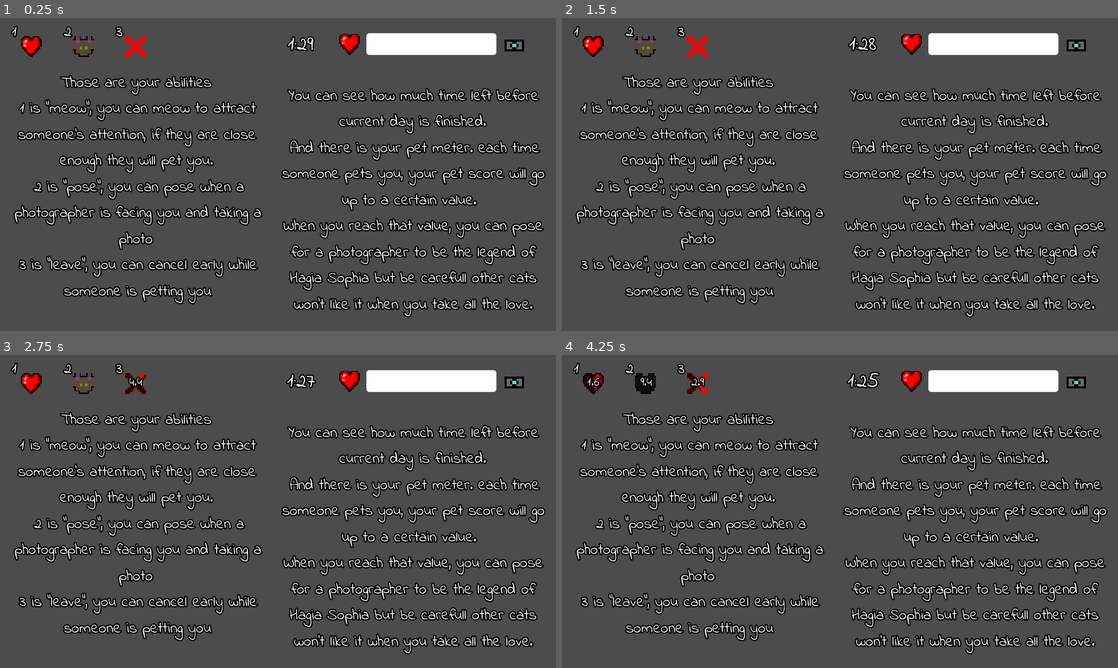
Above: before the commit, frames 1-4 (two rows, left to right).
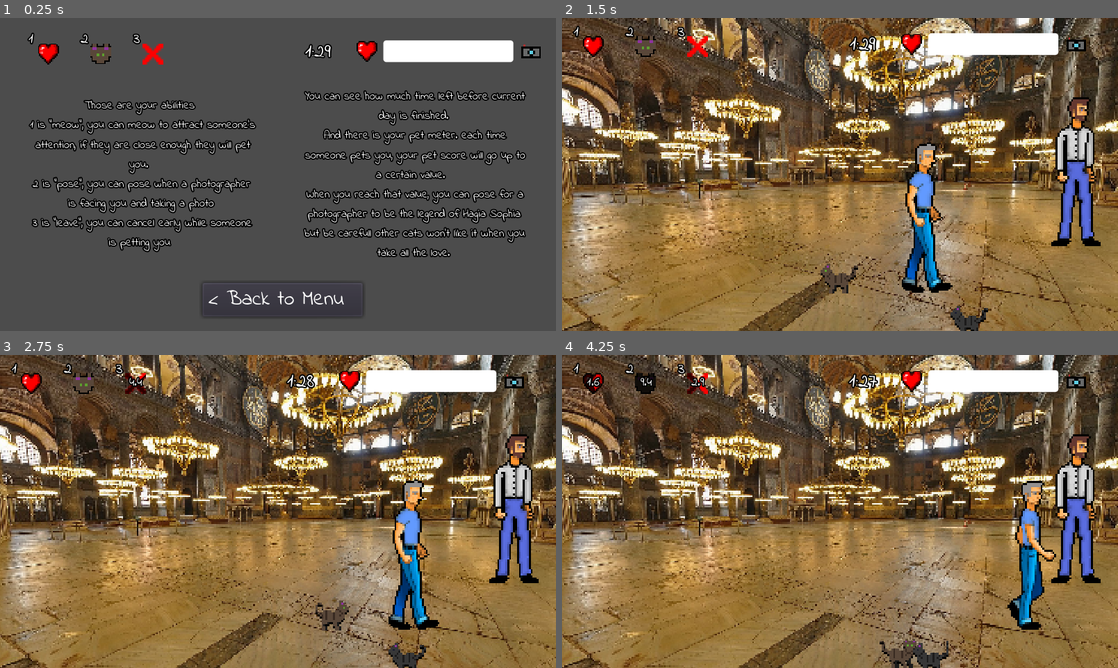
Above: after the commit, the same moments.

Repository: Frozander/BAUGamejam2021
Game: Godot game, scene res://Scenes/HowToPlay.tscn
The game is run twice, just before and just after one commit, with the same random seed, the same clock (stepped at 60 frames per second) and the same inputs. This scene is started directly instead of the project's main scene. Sound files missing from this copy of the repository are replaced by a short silence.
Inputs (mouse positions are in pixels of both pictures, inside the frame that each line leads up to):
- Up to frame 1 (0.25 s): no input
- Up to frame 2 (1.5 s): click (845, 299) at 0.5 s, where only the run after the commit has a clickable "< Back to Menu"; click (840, 155) at 1.25 s, where only the run after the commit has a clickable "Start Game"
- Up to frame 3 (2.75 s): tap Enter at 2 s; hold Right (ui_right) from 2.03 s (still down); tap 3 (leave) at 2.1 s
- Up to frame 4 (4.25 s): release Right (ui_right) at 2.78 s; hold Down (ui_down) 2.78-3.53 s; tap 1 (meow) at 2.85 s; hold Right (ui_right) from 3.53 s (still down); tap 2 (pose) at 3.6 s

The runs differ from the first frame. In frame 1, 27% of the frame differs, in the area x 1-99%, y 2-96%; in frame 2, 94%; in frame 3, 94%; in frame 4, 94%, in the area x 0-100%, y 0-100%.
Error after the commit: Invalid get index '3' (on base: 'Array'). (res://Assets/Scripts/Game.gd:189)

Commit message:
how to play button

Diff:
--- a/Scenes/HowToPlay.tscn
+++ b/Scenes/HowToPlay.tscn
@@ -1,10 +1,11 @@
-[gd_scene load_steps=4 format=2]
+[gd_scene load_steps=5 format=2]
 
 [ext_resource path="res://Assets/Prefabs/HUD.tscn" type="PackedScene" id=1]
 [ext_resource path="res://Fonts/IndieFlower-Regular.ttf" type="DynamicFontData" id=2]
+[ext_resource path="res://Assets/Prefabs/MenuButton.tscn" type="PackedScene" id=3]
 
 [sub_resource type="DynamicFont" id=1]
-size = 12
+size = 9
 outline_size = 1
 outline_color = Color( 0, 0, 0, 1 )
 font_data = ExtResource( 2 )
@@ -17,14 +18,15 @@
 }
 
 [node name="HUD" parent="." instance=ExtResource( 1 )]
-position = Vector2( 0, 0 )
+position = Vector2( 13.0339, 5.46583 )
 
 [node name="AbilityLabel" type="Label" parent="."]
 anchor_top = 0.00294622
 anchor_bottom = 0.00294622
-margin_top = 36.2929
-margin_right = 208.0
-margin_bottom = 222.293
+margin_left = 18.807
+margin_top = 44.5997
+margin_right = 193.807
+margin_bottom = 193.6
 custom_fonts/font = SubResource( 1 )
 text = "Those are your abilities
 1 is \"meow\", you can meow to attract someone's attention, if they are close enough they will pet you.
@@ -37,13 +39,22 @@
 "_edit_use_anchors_": false
 }
 
+[node name="Menu Button" parent="." instance=ExtResource( 3 )]
+margin_left = 155.0
+margin_top = 203.0
+margin_right = 278.0
+margin_bottom = 229.0
+load_scene_on_click = true
+scene_to_load = "res://Scenes/TitleScreen.tscn"
+label = "< Back to Menu"
+
 [node name="HUDLabel" type="Label" parent="."]
 anchor_top = 0.00294622
 anchor_bottom = 0.00294622
-margin_left = 210.718
-margin_top = 34.8787
-margin_right = 418.718
-margin_bottom = 241.879
+margin_left = 229.261
+margin_top = 45.6565
+margin_right = 403.261
+margin_bottom = 195.656
 custom_fonts/font = SubResource( 1 )
 text = "You can see how much time left before current day is finished.
 And there is your pet meter. each time someone pets you, your pet score will go up to a certain value.
